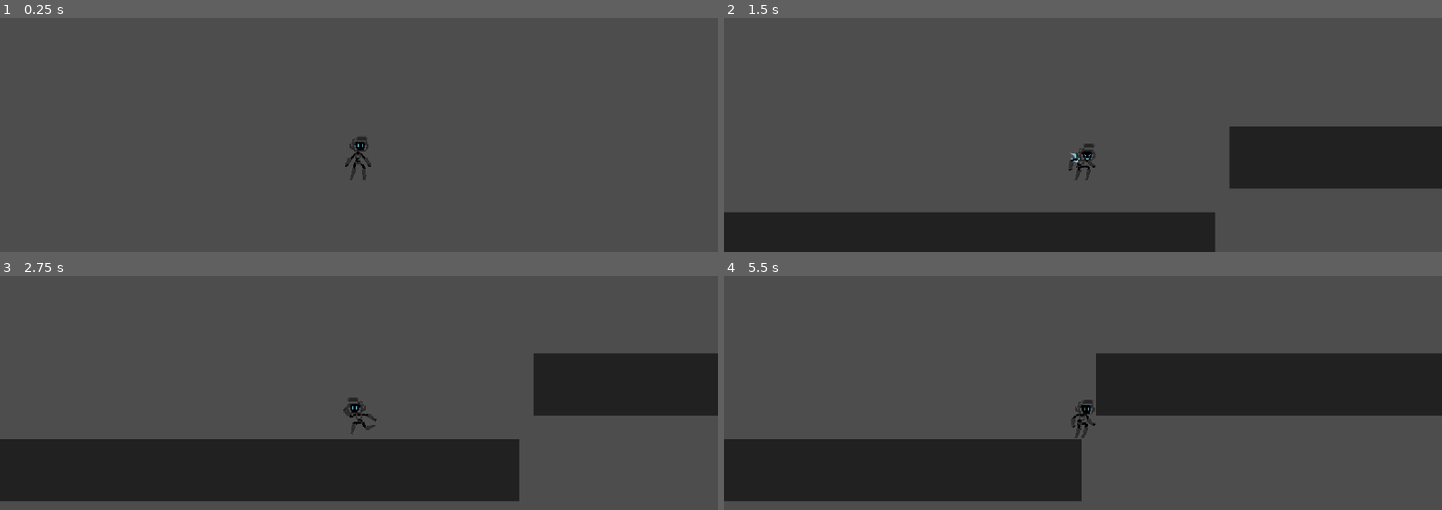
Above: before the commit, frames 1-4 (two rows, left to right).
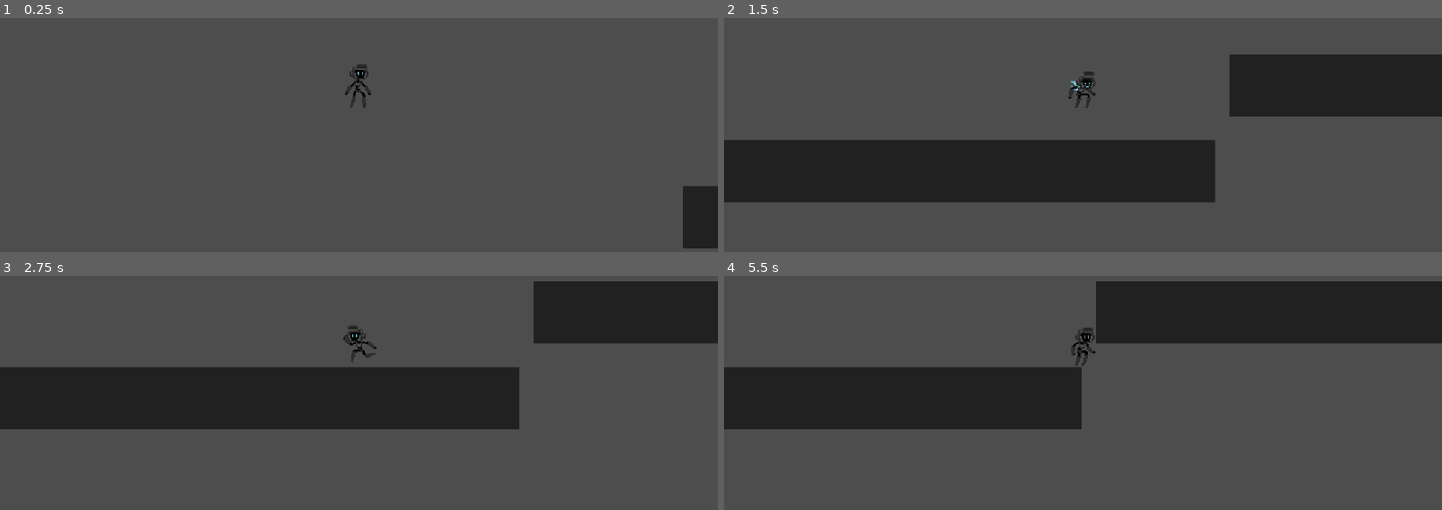
Above: after the commit, the same moments.

Repository: Bastinoroni96/bae_deleon_salangad_GameOutput2
Game: Godot game, scene res://scenes/world.tscn
Same seed, same stepped clock (60 frames per second), same inputs: the game is played once before the commit and once after it.
Inputs:
- Up to frame 1 (0.25 s): no input
- Up to frame 2 (1.5 s): hold D (move_right) from 0.53 s (still down); tap Space (jump) at 0.77 s
- Up to frame 3 (2.75 s): tap Space (jump) at 1.52 s; release D (move_right) at 2.03 s; hold A (move_left) from 2.03 s (still down)
- Up to frame 4 (5.5 s): release A (move_left) at 2.78 s; hold D (move_right) 2.78-4.28 s; tap Space (jump) at 3.02, 3.77, 4.52 s; hold A (move_left) 4.28-5.03 s; hold D (move_right) from 5.03 s (still down)

The runs differ from the first frame. In frame 1, 1.8% of the frame differs, in the area x 48-100%, y 19-99%; in frame 2, 46%; in frame 3, 52%; in frame 4, 52%, in the area x 0-100%, y 2-97%.

Commit message:
camera fix

Diff:
--- a/scenes/player.tscn
+++ b/scenes/player.tscn
@@ -94,7 +94,7 @@
 shape = SubResource("RectangleShape2D_h18an")
 
 [node name="Camera2D" type="Camera2D" parent="."]
-position = Vector2(0, -209)
+position = Vector2(0, -93)
 
 [node name="AnimationPlayer" type="AnimationPlayer" parent="."]
 libraries = {
